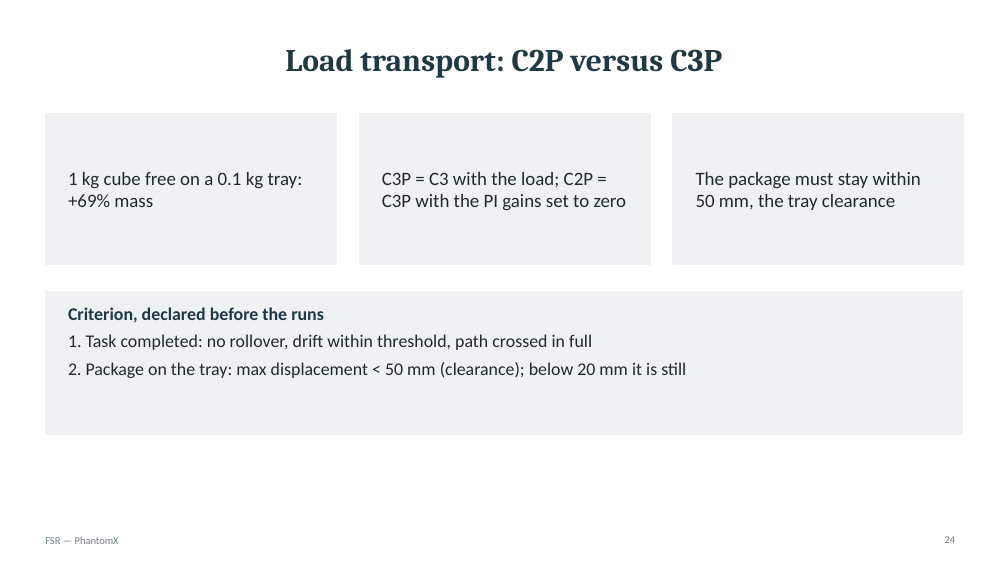
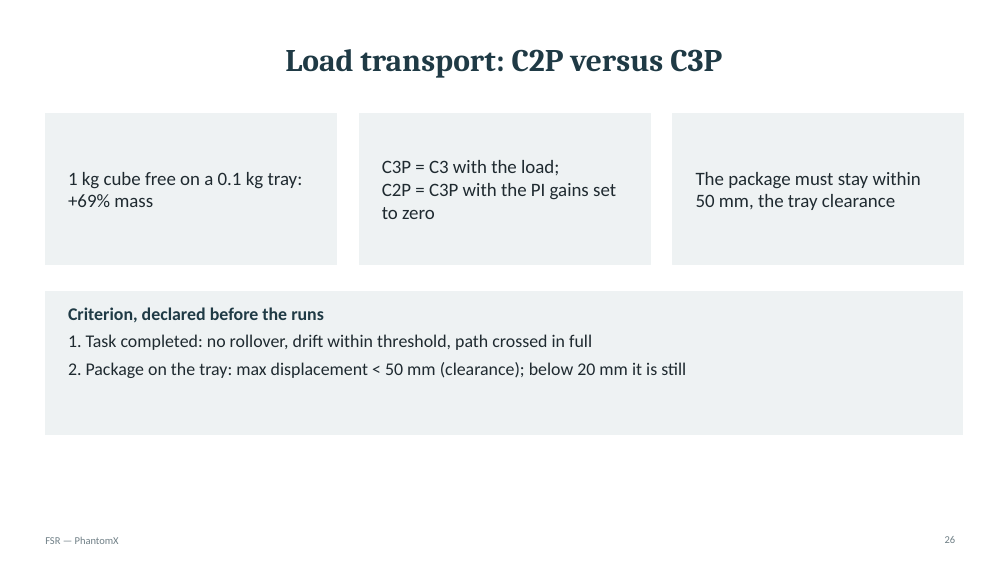
Before and after one commit to eroscribello/FSR, a slide deck: slide 26 of presentazione/FSR_phantomx_presentation.pptx (slide 24 before the commit). Drawn at 1008x567 pixels with LibreOffice and Linux fonts; fonts in the diff are those of the drawing. Boxes give left, top, right and bottom in pixels: in the first picture for what was removed or moved away, otherwise in the second. Text is boxed around its words. In the diff, an @@ line names an element or a change of style, - is before the commit and + after.

```diff
--- a/presentazione/FSR_phantomx_presentation.pptx
+++ b/presentazione/FSR_phantomx_presentation.pptx
@@ text at bbox=[382, 160, 616, 219]: text changed @@
-C3P = C3 with the load; C2P = C3P with the PI gains set to zero
+C3P = C3 with the load;
+C2P = C3P with the PI gains set to zero
```
Also in this commit, not shown: 24 other slides changed, 4 slides added, 2 slides removed, 3 other files.
